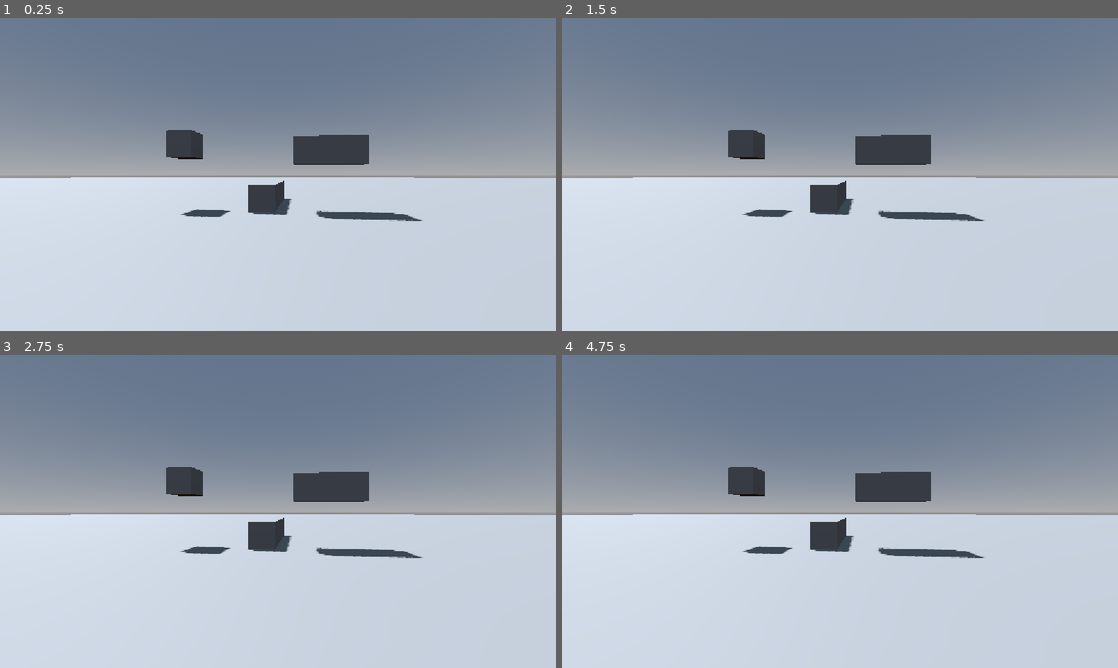
Above: before the commit, frames 1-4 (two rows, left to right).
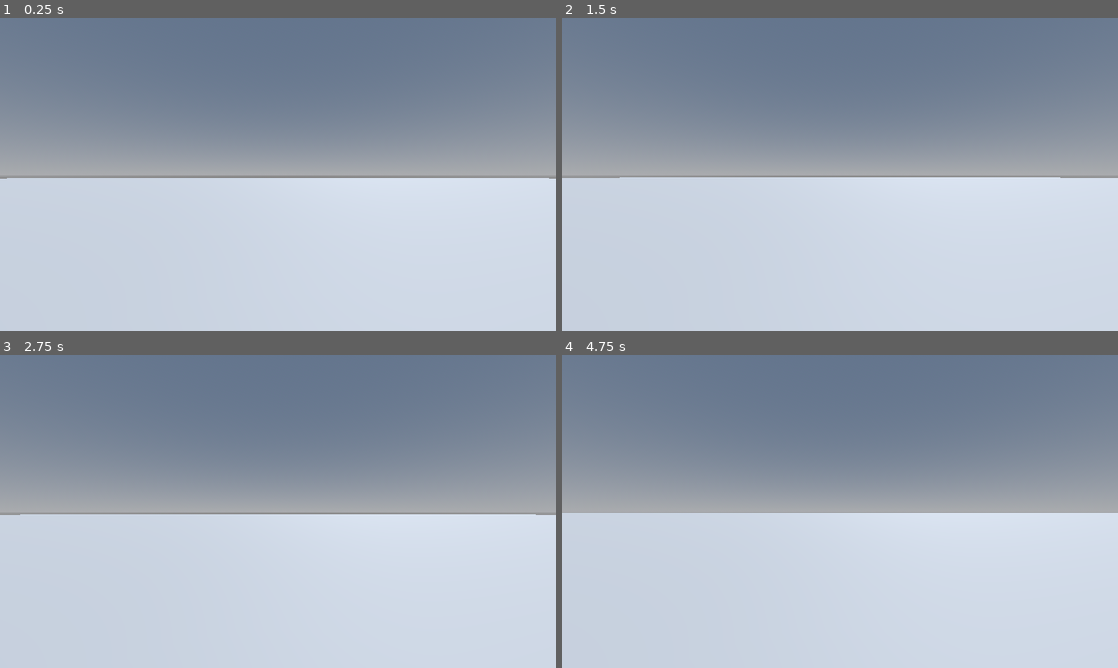
Above: after the commit, the same moments.

Repository: Kioshi-the-Proto/The-Last-Shift
Game: Godot game, scene res://world.tscn
Two runs of this game, one before a commit and one after it. Both use one fixed random seed, a clock stepped at 60 frames per second and the inputs below.
Inputs:
- Up to frame 1 (0.25 s): no input
- Up to frame 2 (1.5 s): tap Enter at 0.5 s; hold W (up) from 0.53 s (still down); tap Z (crawl) at 0.6 s; tap Space (jump) at 0.77, 1.25 s; tap Ctrl (crouch) at 0.8, 1.35 s
- Up to frame 3 (2.75 s): keep holding W (up); tap Space (jump) at 1.52 s; tap Z (crawl) at 1.55, 2.1 s; tap Enter at 2 s; tap Ctrl (crouch) at 2.3 s
- Up to frame 4 (4.75 s): keep holding W (up); tap Space (jump) at 2.75, 3.02, 3.77, 4.25, 4.52 s; tap Ctrl (crouch) at 2.85, 3.8 s; tap Z (crawl) at 3.05, 4.35 s; tap Enter at 3.5 s; hold Shift (sprint) 3.53-4.28 s

The runs differ from the first frame. In frame 1, 3.3% of the frame differs, in the area x 0-100%, y 35-65%; in frame 2, 3.2%; in frame 3, 3.2%; in frame 4, 3.6%.

Commit message:
cROUCHING AND PRONING FINALY DONE

Diff:
--- a/Player.tscn
+++ b/Player.tscn
@@ -114,7 +114,9 @@
 [node name="CrouchingCollisionShape" type="CollisionShape3D" parent="." unique_id=1369368007]
 transform = Transform3D(1, 0, 0, 0, 1, 0, 0, 0, 1, 0, 0.7824052, 0)
 shape = SubResource("CapsuleShape3D_a5ksu")
+disabled = true
 
 [node name="CrawlingCollisionShape" type="CollisionShape3D" parent="." unique_id=1089460281]
 transform = Transform3D(1, 0, 0, 0, -4.371139e-08, -1, 0, 1, -4.371139e-08, 0, 0.44497386, 0.29624277)
 shape = SubResource("CapsuleShape3D_66k2k")
+disabled = true
--- a/character_body_3d.gd
+++ b/character_body_3d.gd
@@ -63,12 +63,14 @@
 			else:
 				$AnimationPlayer.play("StandingToCrouch")
 				IS_CROUCHING = true
-				#change collision to crouching
+				changeCollisionShapeTo("crouching")
 				IS_CRAWLING = false
 		"uncrouch":
 			$AnimationPlayer.play_backwards("StandingToCrouch")
 			IS_CROUCHING = false
 			IS_CRAWLING = false
+			changeCollisionShapeTo("standing")
+
 			#change collision to standing
 
 		"crawl":
@@ -78,25 +80,32 @@
 				$AnimationPlayer.play("StandingToCrawl")
 			IS_CROUCHING = false
 			IS_CRAWLING = true
+			changeCollisionShapeTo("crawling")
+
 			#change collision to crawling
 
 		"uncrawl":
 			$AnimationPlayer.play_backwards("StandingToCrawl")
 			IS_CRAWLING = false
 			IS_CRAWLING = false
+			changeCollisionShapeTo("standing")
+
 			#change collision to standing
 
 func changeCollisionShapeTo(shape):
 	match shape:
 		"crouching":
+			print ("shape")
 			$CrouchingCollisionShape.disabled = false
 			$CrawlingCollisionShape.disabled = true
 			$StandingCollisionShape.disabled = true
 		"standing":
+			print ("shape")
 			$StandingCollisionShape.disabled = false
 			$CrawlingCollisionShape.disabled = true
 			$CrouchingCollisionShape.disabled = true
 		"crawling":
+			print ("shape")
 			$CrawlingCollisionShape.disabled = false
 			$StandingCollisionShape.disabled = true
 			$CrouchingCollisionShape.disabled = true
--- a/world.tscn
+++ b/world.tscn
@@ -34,8 +34,9 @@
 transform = Transform3D(1, 0, 0, 0, 1, 0, 0, 0, 1, 0, 0.30214, 0)
 
 [node name="CSGBox3D" type="CSGBox3D" parent="." unique_id=1476298985]
-transform = Transform3D(1, 0, 0, 0, 1, 0, 0, 0, 1, 7.3465586, 2.5606232, 0.34038353)
+transform = Transform3D(1, 0, 0, 0, 1, 0, 0, 0, 1, 7.3465586, 2.5088944, -0.9420872)
 use_collision = true
+size = Vector3(1, 1.9487305, 3.5649414)
 
 [node name="CSGBox3D2" type="CSGBox3D" parent="." unique_id=587832097]
 transform = Transform3D(1, 0, 0, 0, 1, 0, 0, 0, 1, 9.067201, 0.52682877, 3.520972)
@@ -43,7 +44,7 @@
 size = Vector3(4.441284, 1, 1)
 
 [node name="CSGBox3D3" type="CSGBox3D" parent="." unique_id=271980068]
-transform = Transform3D(1, 0, 0, 0, 1, 0, 0, 0, 1, 7.3465586, 2.2567675, 5.954282)
+transform = Transform3D(1, 0, 0, 0, 1, 0, 0, 0, 1, 7.3465586, 2.3335674, 5.954282)
 use_collision = true
 size = Vector3(1, 1, 2.5665283)
 
@@ -54,4 +55,3 @@
 
 [node name="Camera3D" type="Camera3D" parent="." unique_id=342558213]
 transform = Transform3D(0.10620608, 0, -0.9943441, 0, 1, 0, 0.9943441, 0, 0.10620608, -0.40320623, 1.3915362, 4.899051)
-current = true
